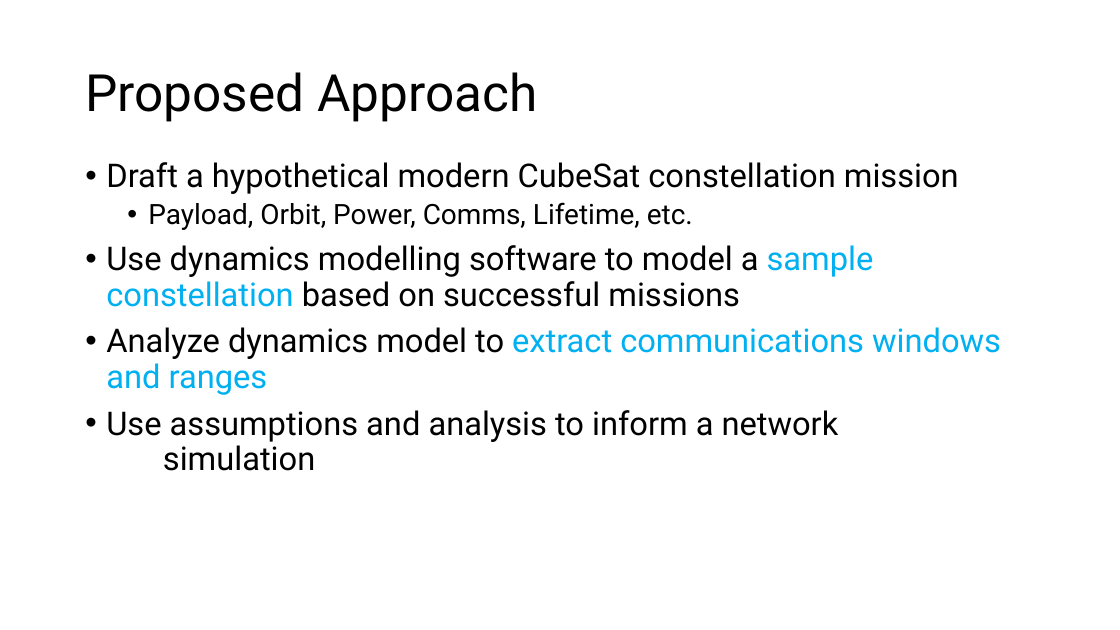
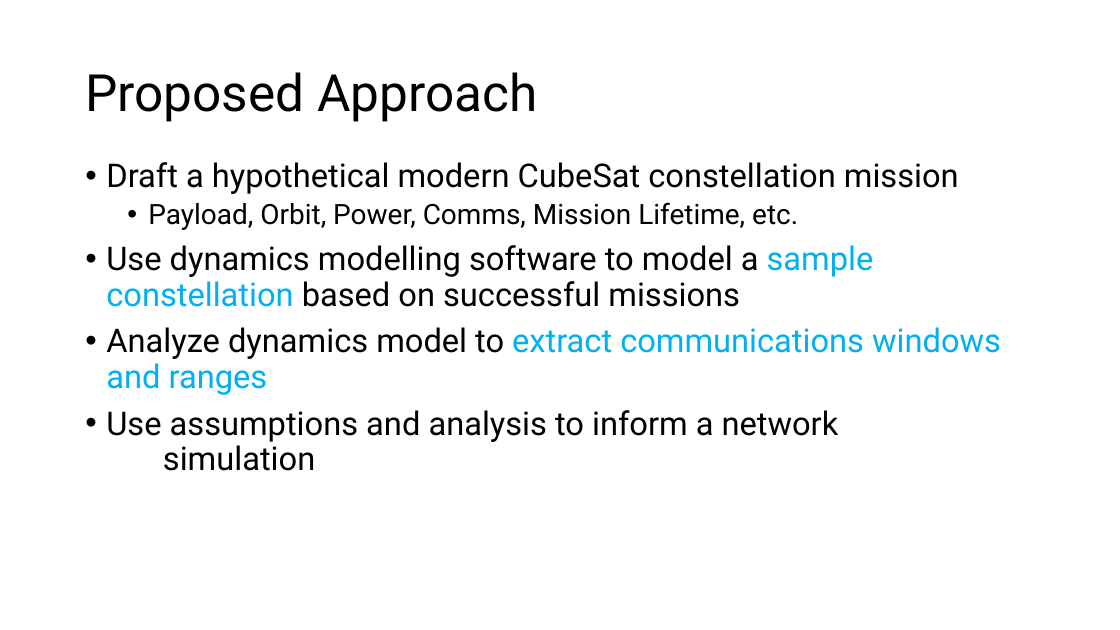
Before and after one commit to StarStuffSteve/masters-research-project, a slide deck: slide 8 of Proposal/Revised Research Proposal - Draft.pptx (slide 7 before the commit). Drawn at 1120x630 pixels with LibreOffice and Linux fonts; fonts in the diff are those of the drawing; background and template pictures are left out. Boxes give left, top, right and bottom in pixels: in the first picture for what was removed or moved away, otherwise in the second. Text is boxed around its words. In the diff, an @@ line names an element or a change of style, - is before the commit and + after.

```diff
--- a/Proposal/Revised Research Proposal - Draft.pptx
+++ b/Proposal/Revised Research Proposal - Draft.pptx
@@ text at (148, 202, 798, 230): text changed @@
-  • Payload, Orbit, Power, Comms, Lifetime, etc.
+  • Payload, Orbit, Power, Comms, Mission Lifetime, etc.
```
Also in this commit, not shown: 4 other slides changed, 2 slides added, 1 slide removed.
